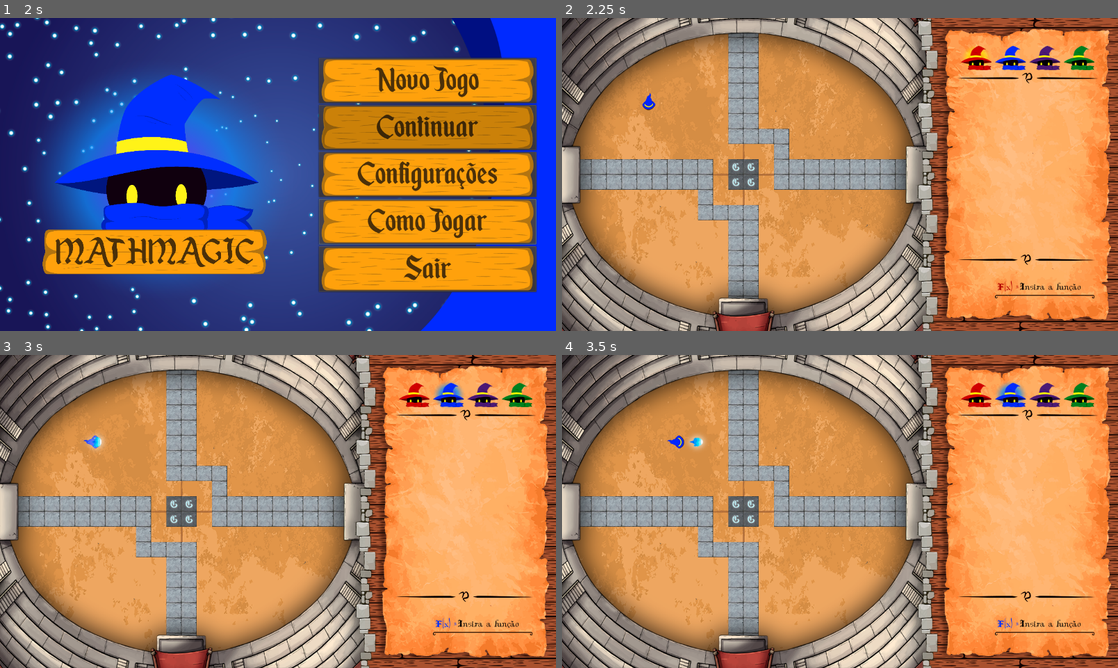
Above: before the commit, frames 1-4 (two rows, left to right).
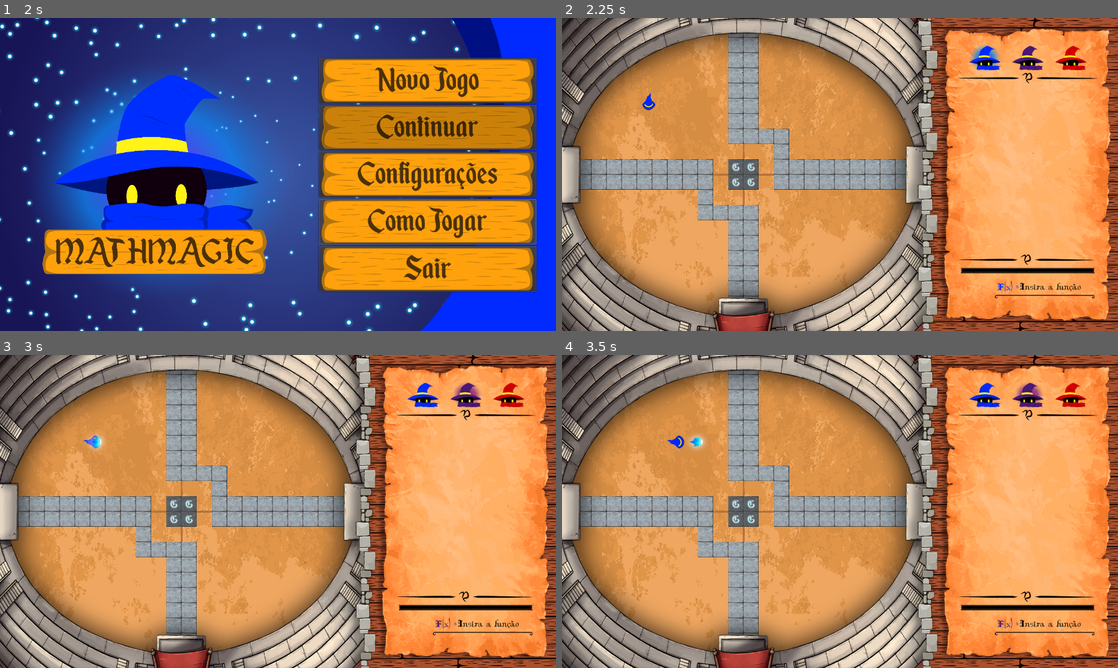
Above: after the commit, the same moments.

Repository: laraesquivel/math_magic
Game: Godot game, scene res://Menu.tscn
The game is run twice, just before and just after one commit, with the same random seed, the same clock (stepped at 60 frames per second) and the same inputs.
Inputs (mouse positions are in pixels of both pictures, inside the frame that each line leads up to):
- Up to frame 1 (2 s): click (428, 221) at 0.5 s; click (428, 221) at 1.25 s
- Up to frame 2 (2.25 s): click (990, 80) at 2 s
- Up to frame 3 (3 s): tap Enter at 2.75 s; hold D (ui_right) from 2.78 s (still down); tap Space (shot) at 2.85 s
- Up to frame 4 (3.5 s): keep holding D (ui_right)

Frame 1 is identical in both runs. In frame 2, 1.9% of the frame differs, in the area x 71-96%, y 8-88%; in frame 3, 1.9%; in frame 4, 1.9%.

Commit message:
add: Run Bar e mais os metodos de lara
Co-Authored-By: Lara Esquivel de Brito Santos <laraesquivelsantos@gmail.com>

Diff:
--- a/Cenas/Fase1.tscn
+++ b/Cenas/Fase1.tscn
@@ -18,6 +18,8 @@
 [ext_resource path="res://Cenas/mageIcons/blueWizard.tscn" type="PackedScene" id=16]
 [ext_resource path="res://Cenas/mageIcons/greenWizard.tscn" type="PackedScene" id=17]
 [ext_resource path="res://Cenas/mageIcons/redWizard.tscn" type="PackedScene" id=18]
+[ext_resource path="res://assets/NewcombatMap/RunBar.png" type="Texture" id=19]
+[ext_resource path="res://assets/NewcombatMap/runBarPorc.png" type="Texture" id=20]
 
 [sub_resource type="ConcavePolygonShape2D" id=8]
 segments = PoolVector2Array( 0, 0, 35, 0, 35, 0, 35, 35, 35, 35, 0, 35, 0, 35, 0, 0 )
@@ -224,5 +226,13 @@
 [node name="HTTPRequest" type="HTTPRequest" parent="Fase1"]
 body_size_limit = 200
 
+[node name="runBar" type="Sprite" parent="Fase1"]
+position = Vector2( 1072, 580.5 )
+texture = ExtResource( 19 )
+
+[node name="runBarPorc" type="Sprite" parent="Fase1"]
+position = Vector2( 1072, 580.5 )
+texture = ExtResource( 20 )
+
 [connection signal="text_entered" from="Fase1/LineEdit" to="Fase1" method="_on_LineEdit_text_entered"]
 [connection signal="request_completed" from="Fase1/HTTPRequest" to="Fase1" method="_on_HTTPRequest_request_completed"]
--- a/Global.gd
+++ b/Global.gd
@@ -2,7 +2,7 @@
 
 #esse vetor indica quais magos foram selecinoado
 # Blue | Green | Purple | Red
-var players = [true,true,true,true]
+var players = [true,false,true,true]
 
 var magicShot = Vector2.ZERO
 
--- a/scripts/Fase1/Fase1.gd
+++ b/scripts/Fase1/Fase1.gd
@@ -89,8 +89,16 @@
 	#Temporizador expirou
 	print("temporizador expirou")
 
-func generete_query_string(math_expression):
-	return "http://127.0.0.1:5000/getPoints2/x**2+4+sin(x)/3/-3"
+func generete_query_string(math_expression,valor):
+	var BASE_STR = "http://127.0.0.1:5000/getPoints2/"
+	BASE_STR += math_expression + "/"
+	print(BASE_STR)
+	if valor == 1:
+		BASE_STR += "100/0"
+	elif valor==-1:
+		BASE_STR +="0/-100"
+	print(BASE_STR)
+	return BASE_STR
 
 func _on_HTTPRequest_request_completed(result, response_code, headers, body):
 		if response_code == 200:
@@ -104,7 +112,11 @@
 
 func _on_LineEdit_text_entered(new_text):
 	var texto = (get_node("LineEdit")).get_text()
-	var query_string = generete_query_string(texto)
+	var query_string = generete_query_string(texto,1)
+	var headers = PoolStringArray()
+	headers.append("Content-Type: application/json")
+	$HTTPRequest.request(query_string, headers, true, 0)
+
 
 #  Verifica quantos e quais magos iram jogar e att o turnSequence com uma ordem
 # aleatoria de magos para essa partida
@@ -128,6 +140,7 @@
 	#print("a sequencia é: ",turn)
 	draw_sequence()
 
+
 func draw_sequence():
 	var icons = [$blueWizard,$greenWizard,$purpleWizard,$redWizard]
 	if (turnSequence.size() == 4):
Not shown: 1 places in Cenas/Fase1.tscn that only renumber resources
Binary file added: assets/NewcombatMap/runBarPorc.png
Not shown, added: assets/NewcombatMap/runBarPorc.png.import
